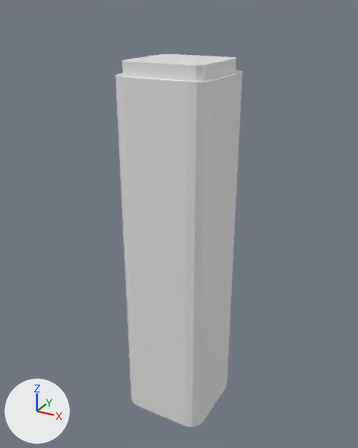
The glTF model assets/buildings/tokyo/tokyo_glasstower_b_lod1.glb as it was, and as the next commit left it.
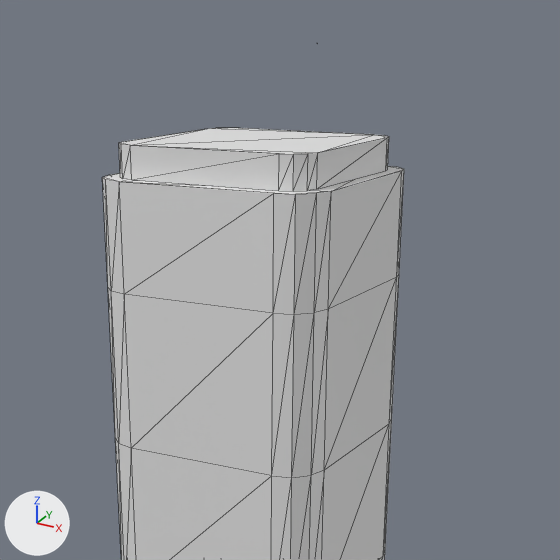
Each version appears first whole from a camera (50 mm lens) standing at (92.0, -168.4, 173.6) and looking at (-1.3, 1.2, 88.8), and next in a close-up on the part from 20% to 86% of the width and 0% to 53% of the height. Lighting does not change. The marker at lower left points along +X, +Y and +Z. The first two pictures are the older version. The close-ups show mesh edges as thin lines. Vertices at exactly the same position are counted once.

The older version as bpy lines, for what is in view:
```python
me_tokyo_glasstower_b = bpy.data.meshes.new('tokyo_glasstower_b')
me_tokyo_glasstower_b.from_pydata(...)  # 166 vertices, 286 faces; spans x -19.0..19.0, y -19.0..19.0, z 0.0..170.0
ob_tokyo_glasstower_b = bpy.data.objects.new('tokyo_glasstower_b', me_tokyo_glasstower_b)
ob_tokyo_glasstower_b.location = (0.0, 0.0, 0.0)
```
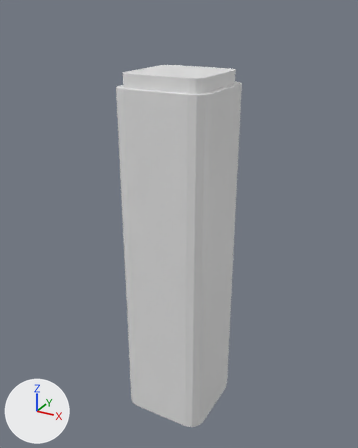
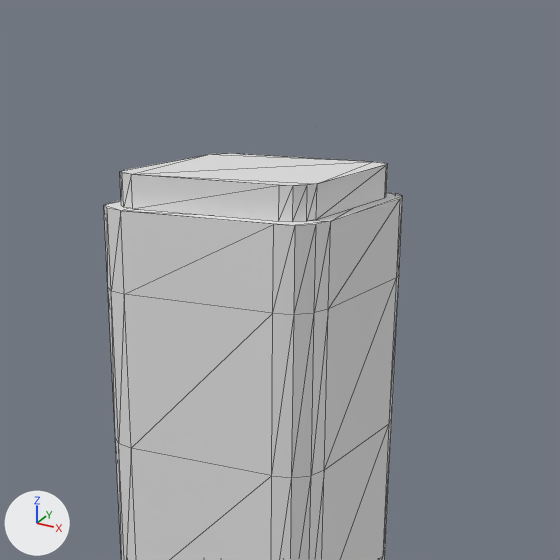
Where the newer file only moved an object's origin or applied its transform, the numbers keep the older frame.

The edits, one by one:
me_tokyo_glasstower_b is used by ob_tokyo_glasstower_b; location (0.0, 0.0, 0.0).
me_tokyo_glasstower_b had 166 vertices, 286 faces and spanned x -19.0..19.0, y -19.0..19.0, z 0.0..170.0.
me_tokyo_glasstower_b now has 166 vertices, 286 faces and spans x -19.0..19.0, y -19.0..19.0, z 0.0..160.0.
me_tokyo_glasstower_b part 1: the loose piece of 32 vertices spanning x -16.0..16.0, y -16.0..16.0, z 151.0..156.0 is moved by (0.0, 0.0, -4.0).
me_tokyo_glasstower_b part 2: 19 of the vertices in x -19.0..19.0, y -19.0..19.0, z 151.0..170.0 are scaled about their middle by (1, 1, 0.69), then moved by (0.0, 0.0, -7.0).

Boxes (x1, y1, x2, y2) around the edits, measured in the close-ups (560 x 560 px; the box of a moved part takes in the faces that stretch with it):
'tokyo_glasstower_b', reshaped: before (102, 128, 404, 560); after (104, 153, 403, 560)
part 1 of me_tokyo_glasstower_b, moved or reshaped: before (119, 128, 389, 191); after (120, 153, 388, 222)
part 2 of me_tokyo_glasstower_b, moved or reshaped: before (102, 166, 404, 314); after (104, 192, 403, 314)
